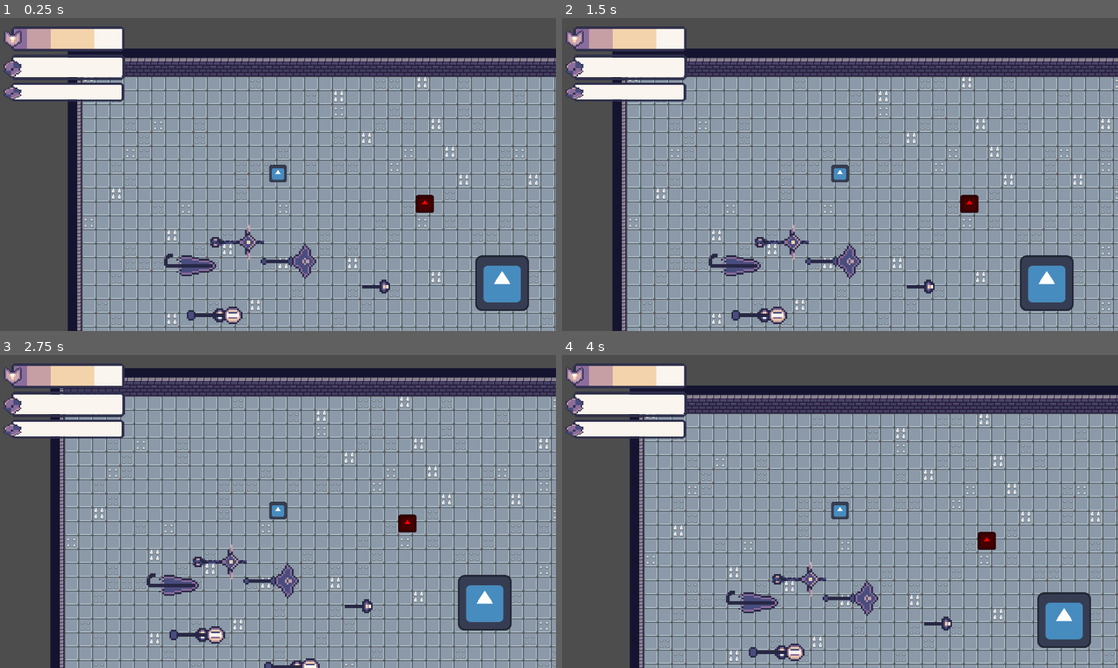
Above: before the commit, frames 1-4 (two rows, left to right).
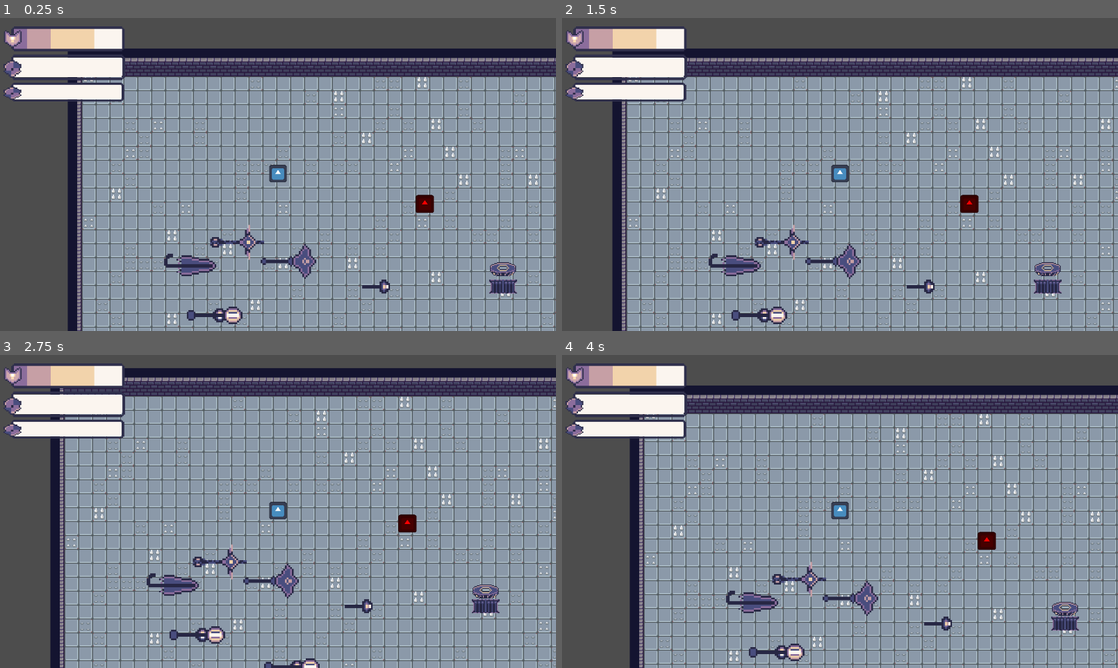
Above: after the commit, the same moments.

Repository: chabsseu/Stauffs-and-Magic
Game: Godot game, scene res://Scenes/Floors/test_world.tscn
The game is run twice, just before and just after one commit, with the same random seed, the same clock (stepped at 60 frames per second) and the same inputs. The engine's default icon, where the game draws it, is replaced by a stand-in: a white triangle on a blue panel in a dark square.
Inputs (mouse positions are in pixels of both pictures, inside the frame that each line leads up to):
- Up to frame 1 (0.25 s): no input
- Up to frame 2 (1.5 s): tap Enter at 0.5 s; move the mouse to (962, 158) at 0.52 s; tap A (A) at 0.6 s; tap D (D) at 0.8, 1.35 s; move the mouse to (728, 190) at 1.27 s
- Up to frame 3 (2.75 s): tap S (S) at 1.55, 2.1 s; tap Space at 2 s; move the mouse to (333, 442) at 2.02 s; tap W (W) at 2.3 s
- Up to frame 4 (4 s): tap Enter at 2.75 s; move the mouse to (812, 574) at 2.77 s; tap W (W) at 2.85 s; tap E (interact) at 3.05 s; tap Space at 3.5 s; move the mouse to (1006, 558) at 3.52 s; hold E (interact) from 3.53 s (still down); tap A (A) at 3.8 s

The runs differ from the first frame. In frame 1, 1.7% of the frame differs, in the area x 85-96%, y 75-94%; in frame 2, 1.7%; in frame 3, 1.7%, in the area x 82-92%, y 70-88%; in frame 4, 1.7%.

Commit message:
created a animation for the cooldown_statue also make it one time access

Diff:
--- a/Scenes/Map/forge_body.tscn
+++ b/Scenes/Map/forge_body.tscn
@@ -1,10 +1,65 @@
 [gd_scene format=3 uid="uid://6x6c34ddudyr"]
 
-[ext_resource type="Texture2D" uid="uid://ctgav05ifthty" path="res://icon.svg" id="1_lmvbu"]
 [ext_resource type="Script" uid="uid://cj674rkiuic6d" path="res://Scripts/Map/forge_body.gd" id="1_pe55g"]
+[ext_resource type="Texture2D" uid="uid://dtr7b1ihi1v0u" path="res://Assets/Alter/cooldown_altar.png" id="2_pe55g"]
+
+[sub_resource type="AtlasTexture" id="AtlasTexture_pe55g"]
+atlas = ExtResource("2_pe55g")
+region = Rect2(0, 0, 64, 64)
+
+[sub_resource type="AtlasTexture" id="AtlasTexture_njr0w"]
+atlas = ExtResource("2_pe55g")
+region = Rect2(64, 0, 64, 64)
+
+[sub_resource type="AtlasTexture" id="AtlasTexture_eyl6s"]
+atlas = ExtResource("2_pe55g")
+region = Rect2(128, 0, 64, 64)
+
+[sub_resource type="AtlasTexture" id="AtlasTexture_nfjou"]
+atlas = ExtResource("2_pe55g")
+region = Rect2(192, 0, 64, 64)
+
+[sub_resource type="AtlasTexture" id="AtlasTexture_vyfe3"]
+atlas = ExtResource("2_pe55g")
+region = Rect2(256, 0, 64, 64)
+
+[sub_resource type="AtlasTexture" id="AtlasTexture_phrh1"]
+atlas = ExtResource("2_pe55g")
+region = Rect2(320, 0, 64, 64)
+
+[sub_resource type="SpriteFrames" id="SpriteFrames_phrh1"]
+animations = [{
+"frames": [{
+"duration": 1.0,
+"texture": SubResource("AtlasTexture_pe55g")
+}, {
+"duration": 1.0,
+"texture": SubResource("AtlasTexture_njr0w")
+}, {
+"duration": 1.0,
+"texture": SubResource("AtlasTexture_eyl6s")
+}, {
+"duration": 1.0,
+"texture": SubResource("AtlasTexture_nfjou")
+}, {
+"duration": 1.0,
+"texture": SubResource("AtlasTexture_vyfe3")
+}],
+"loop": true,
+"name": &"active",
+"speed": 5.0
+}, {
+"frames": [{
+"duration": 1.0,
+"texture": SubResource("AtlasTexture_phrh1")
+}],
+"loop": true,
+"name": &"idle",
+"speed": 5.0
+}]
 
 [sub_resource type="RectangleShape2D" id="RectangleShape2D_pe55g"]
-size = Vector2(60, 61)
+size = Vector2(32.5, 16)
 
 [sub_resource type="CircleShape2D" id="CircleShape2D_njr0w"]
 radius = 71.5891
@@ -14,15 +69,17 @@
 visibility_layer = 3
 script = ExtResource("1_pe55g")
 
-[node name="Sprite2D" type="Sprite2D" parent="." unique_id=2070976787]
-position = Vector2(1, 0)
-scale = Vector2(0.484375, 0.5)
-texture = ExtResource("1_lmvbu")
+[node name="AnimatedSprite2D" type="AnimatedSprite2D" parent="." unique_id=588811833]
+position = Vector2(2, -20)
+sprite_frames = SubResource("SpriteFrames_phrh1")
+animation = &"active"
+autoplay = "active"
+frame_progress = 0.65077037
 
 [node name="CollisionShape2D" type="CollisionShape2D" parent="." unique_id=1527245940]
 light_mask = 3
 visibility_layer = 3
-position = Vector2(1, -0.5)
+position = Vector2(2.75, 4)
 shape = SubResource("RectangleShape2D_pe55g")
 
 [node name="Detection_area" type="Area2D" parent="." unique_id=733672648]
@@ -31,10 +88,11 @@
 shape = SubResource("CircleShape2D_njr0w")
 
 [node name="Label" type="Label" parent="Detection_area" unique_id=487491783]
-offset_left = -69.0
-offset_top = -62.0
-offset_right = 71.0
-offset_bottom = -39.0
+offset_left = -42.0
+offset_top = -36.0
+offset_right = 46.0
+offset_bottom = -22.0
+theme_override_font_sizes/font_size = 10
 text = "Press E to interact"
 
 [connection signal="body_entered" from="Detection_area" to="." method="_on_detection_area_body_entered"]
--- a/Scripts/Map/forge_body.gd
+++ b/Scripts/Map/forge_body.gd
@@ -1,28 +1,39 @@
 extends CharacterBody2D
 
 @onready var prompt_label: Label = $Detection_area/Label
+@onready var animation: AnimatedSprite2D = $AnimatedSprite2D
+
 var player_nearby: bool = false
 var forge_ui: Node = null
+var used: bool = false   # <-- NEW
 
 func _ready():
 	prompt_label.visible = false
+	animation.play("active")   # your default forge animation
 
 func _process(_delta):
-	if player_nearby and Input.is_action_just_pressed("interact"):
+	if player_nearby and Input.is_action_just_pressed("interact") and not used:
 		open_forge()
 
 func open_forge():
+	# Give buff here OR open UI
 	forge_ui = get_tree().get_first_node_in_group("forge_ui")
-	if forge_ui == null:
-		push_error("ForgeUI not found")
-		return
-	forge_ui.open()
+	if forge_ui != null and forge_ui.has_method("open"):
+		forge_ui.open()
+
+	# mark as used
+	used = true
+
+	# change animation to altar (used state)
+	animation.play("idle")   # <-- your altar animation name
+
+	# remove prompt so player can't interact again
+	prompt_label.visible = false
 
 func _on_detection_area_body_entered(body: Node2D) -> void:
-	if body.is_in_group("Player"):
+	if body.is_in_group("Player") and not used:
 		player_nearby = true
 		prompt_label.visible = true
-
 
 func _on_detection_area_body_exited(body: Node2D) -> void:
 	if body.is_in_group("Player"):
Binary file added: Assets/Alter/cooldown_altar.png
Not shown, added: Assets/Alter/cooldown_altar.png.import
Binary file added: Assets/Alter/empty_altar1.png
Not shown, added: Assets/Alter/empty_altar1.png.import
